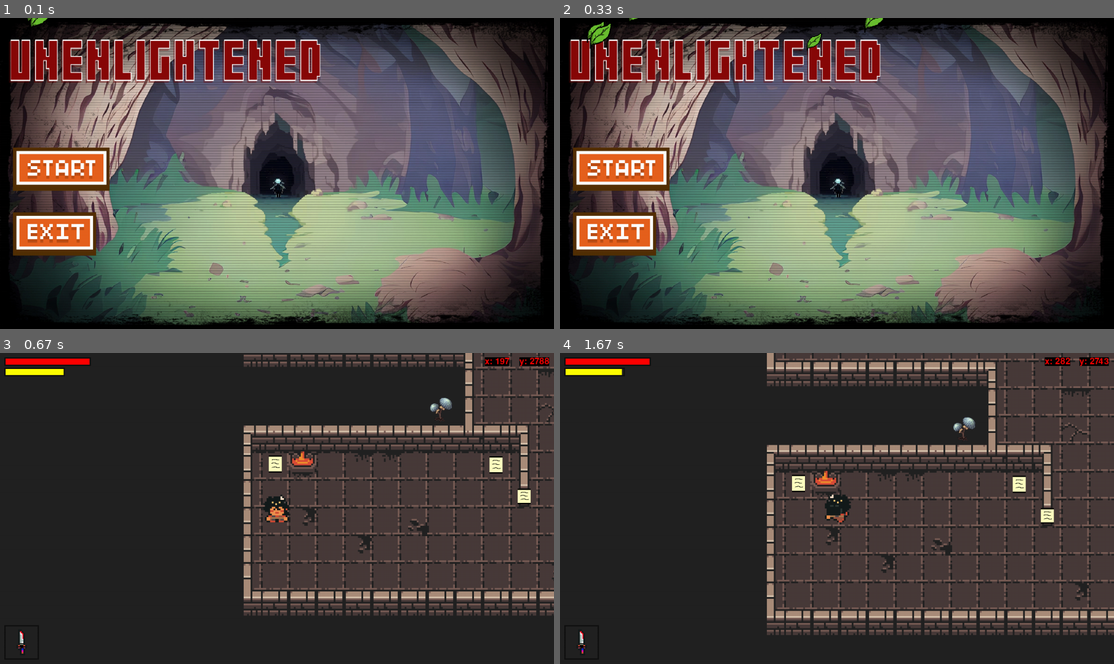
Above: before the commit, frames 1-4 (two rows, left to right).
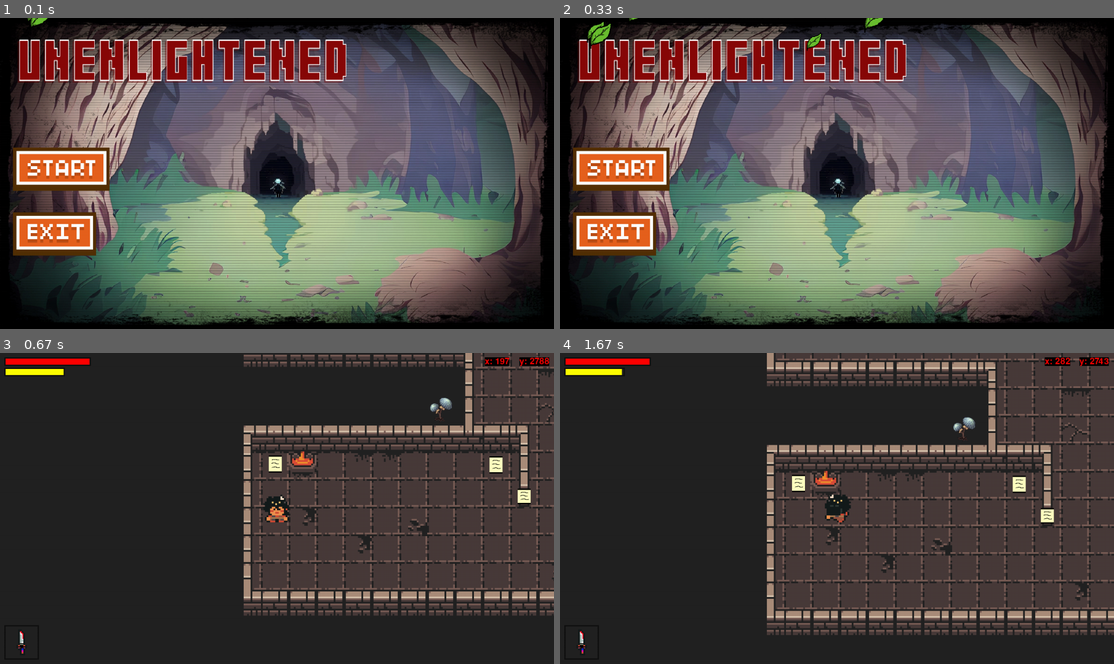
Above: after the commit, the same moments.

Repository: thebugitself/Unenlightened
Game: pygame game, started from code/main.py
Same seed, same stepped clock (60 frames per second), same inputs: the game is played once before the commit and once after it.
Inputs (mouse positions are in pixels of both pictures, inside the frame that each line leads up to):
- Up to frame 1 (0.1 s): no input
- Up to frame 2 (0.33 s): no input
- Up to frame 3 (0.67 s): press the mouse at (60, 505) at 0.37 s; move the mouse to (232, 502) at 0.47 s; release the mouse at (404, 502) at 0.6 s
- Up to frame 4 (1.67 s): tap K at 0.67, 1.65 s; hold D 1-1.47 s; hold W from 1.5 s (still down)

The runs differ from the first frame. In frame 1, 5.2% of the frame differs, in the area x 1-63%, y 6-21%; in frame 2, 5.1%; in frame 3, nothing differs; in frame 4, nothing differs.

Commit message:
Co-authored-by: lorde <crngidlrey@users.noreply.github.com> Co-authored-by: mfadhilzurani122140146 <mfadhilzurani122140146@users.noreply.github.com>

Diff:
--- a/code/MenuSetting.py
+++ b/code/MenuSetting.py
@@ -9,7 +9,7 @@
 
         self.screen = pygame.display.set_mode((WIDTH,HEIGTH))
         self.bg = BackGround(0, 0, '../graphics/menu/BgMenu1.jpeg', 1)
-        self.title = Title(20, 50, '../graphics/menu/Title_4.png', 720, 100)
+        self.title = Title(40, 50, '../graphics/menu/Title_4.png', 760, 100)
         self.start_button = Button(30, 300, '../graphics/menu/start_btn.png', 0.8)
         self.exit_button = Button(30, 450, '../graphics/menu/exit_btn.png', 0.8)
         self.daun = Daun(WIDTH, HEIGTH)
@@ -46,29 +46,30 @@
 class Button():
     def __init__(self, x, y, file_name, scale):
         self.file_name = file_name
-        image = pygame.image.load(self.file_name).convert_alpha()
-        width = image.get_width()
-        height = image.get_height()
-        self.image = pygame.transform.scale(image, (int(width * scale), int(height * scale)))
+        self.image = pygame.image.load(self.file_name).convert_alpha()
+        self.width = self.image.get_width()
+        self.height = self.image.get_height()
+        self.image = pygame.transform.scale(self.image, (int(self.width * scale), int(self.height * scale)))
         self.rect = self.image.get_rect()
         self.rect.topleft = (x, y)
         self.clicked = False
 
     def draw(self, surface):
-        action = False
-        pos = pygame.mouse.get_pos() # mengambil data posisi mouse
+        self.surface = surface
+        self.action = False
+        self.pos = pygame.mouse.get_pos() # mengambil data posisi mouse
 
-        if self.rect.collidepoint(pos): #mengecek status mouse
+        if self.rect.collidepoint(self.pos): #mengecek status mouse
             if pygame.mouse.get_pressed()[0] == 1 and self.clicked == False:
                 self.clicked = True
-                action = True
+                self.action = True
 
         if pygame.mouse.get_pressed()[0] == 0:
             self.clicked = False
 
-        surface.blit(self.image, (self.rect.x, self.rect.y))
+        self.surface.blit(self.image, (self.rect.x, self.rect.y))
 
-        return action
+        return self.action
 
 class BackGround():
     def __init__(self, x, y, file_name, scale):
@@ -77,7 +78,8 @@
         self.rect.topleft = (x, y)
 
     def draw(self, surface):
-        surface.blit(self.image, (self.rect.x, self.rect.y))
+        self.surface = surface
+        self.surface.blit(self.image, (self.rect.x, self.rect.y))
 
 
 class Title():
@@ -87,7 +89,8 @@
         self.rect.topleft = (x, y)
 
     def draw(self, surface):
-        surface.blit(self.image, (self.rect.x, self.rect.y))
+        self.surface = surface
+        self.surface.blit(self.image, (self.rect.x, self.rect.y))
 
 
 class Daun:
@@ -100,21 +103,22 @@
 
     def generate_daun(self):
         for _ in range(10):
-            size = random.randint(40, 70)
-            speed = random.randint(1, 5)
-            x = random.randint(0, self.screen_width)
-            y = random.randint(-150, -50)
-            self.daun_list.append({"image": pygame.transform.scale(self.daun_image, (size, size)),
-                                   "rect": pygame.Rect(x, y, size, size),
-                                   "speed": speed})
+            self.size = random.randint(40, 70)
+            self.speed = random.randint(1, 5)
+            self.x = random.randint(0, self.screen_width)
+            self.y = random.randint(-150, -50)
+            self.daun_list.append({"image": pygame.transform.scale(self.daun_image, (self.size, self.size)),
+                                   "rect": pygame.Rect(self.x, self.y, self.size, self.size),
+                                   "speed": self.speed})
 
     def update(self):
-        for daun in self.daun_list:
-            daun["rect"].y += daun["speed"]
-            if daun["rect"].y > self.screen_height:
-                daun["rect"].y = random.randint(-100, -50)
-                daun["rect"].x = random.randint(0, self.screen_width)
+        for self.daun in self.daun_list:
+            self.daun["rect"].y += self.daun["speed"]
+            if self.daun["rect"].y > self.screen_height:
+                self.daun["rect"].y = random.randint(-100, -50)
+                self.daun["rect"].x = random.randint(0, self.screen_width)
 
     def draw(self, screen):
-        for daun in self.daun_list:
-            screen.blit(daun["image"], daun["rect"])
+        self.screen = screen
+        for self.daun in self.daun_list:
+            self.screen.blit(self.daun["image"], self.daun["rect"])
--- a/code/config.py
+++ b/code/config.py
@@ -1,5 +1,3 @@
-import random
-
 # game setup
 WIDTH    = 1280
 HEIGTH   = 720
